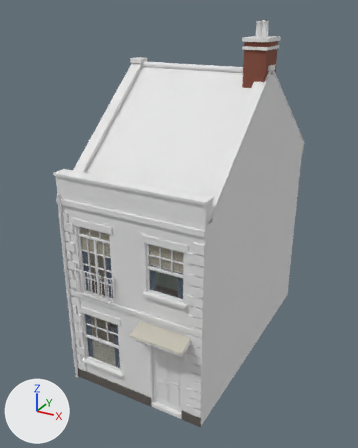
One commit to the glTF model assets/models/houses/street/GateStreet_BehindOuter5.glb: the scene before it, then after it.
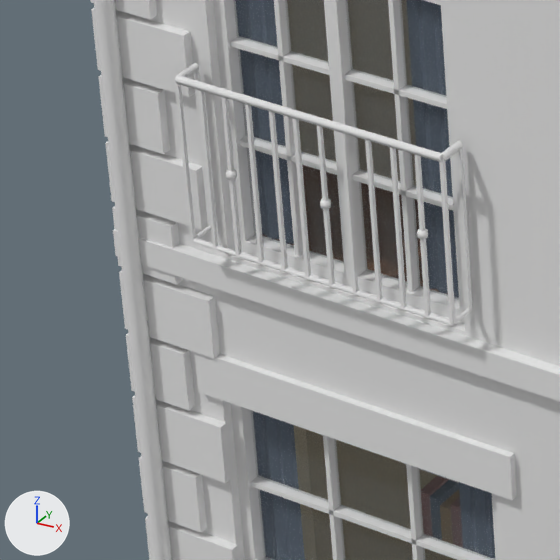
Each version is shown whole from a 50 mm camera at (6.82, -9.59, 10.91) aimed at (-0.28, 3.32, 4.46), then close up on the part from 14% to 35% of the width and 58% to 75% of the height. The axes (+X, +Y, +Z) are drawn at lower left. The lights are the same throughout. The older version's two pictures come first. Vertices at exactly the same position are counted once.

Names of what the first close-up shows: 'GateStreet_BehindOuter5'.
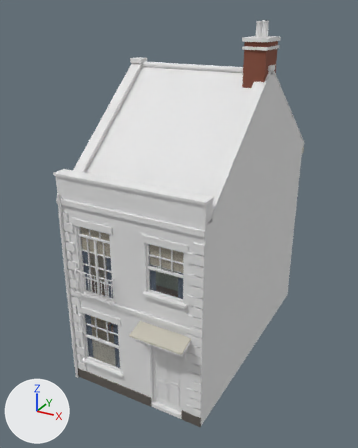
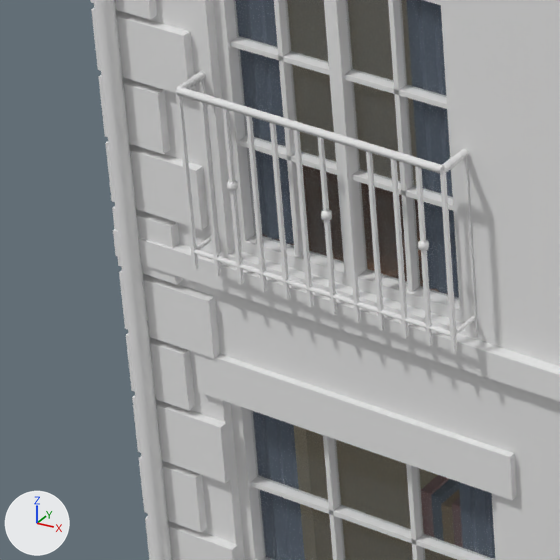
The change, as a list of edits to the scene's bpy script:
```text
Change me_gatestreet_behindouter5:
    remove me_gatestreet_behindouter5.from_pydata(...)  # 2827 vertices, 3574 faces; spans x -2.34..2.27, y -0.58..8.32, z 0.0..10.56
    add me_gatestreet_behindouter5.from_pydata(...)  # 2859 vertices, 3646 faces; spans x -2.34..2.27, y -0.58..8.32, z 0.0..10.56
    me_gatestreet_behindouter5 part 1: the loose piece of 28 vertices spanning x -1.77..-0.48, y -0.16..-0.03, z 4.08..4.11 is scaled about its middle by (1, 1.27, 1), then moved by (0.0, 0.01, -0.05)
    me_gatestreet_behindouter5 part 2: the loose piece of 20 vertices spanning x -1.76..-0.49, y -0.15..-0.03, z 3.36..3.38 is scaled about its middle by (1, 1.27, 1), then moved by (0.0, 0.01, -0.05)
    me_gatestreet_behindouter5 part 3: the loose piece of 8 vertices spanning x -1.64..-1.63, y -0.15..-0.13, z 3.37..4.09 is rebuilt with 8 vertices and now spans x -1.64..-1.63, y -0.15..-0.13, z 3.24..4.04
    me_gatestreet_behindouter5 part 4: the loose piece of 8 vertices spanning x -1.53..-1.51, y -0.15..-0.13, z 3.37..4.09 is rebuilt with 8 vertices and now spans x -1.53..-1.51, y -0.15..-0.13, z 3.24..4.04
    me_gatestreet_behindouter5 part 5: the loose piece of 8 vertices spanning x -0.51..-0.49, y -0.04..-0.02, z 3.37..4.09 is rebuilt with 8 vertices and now spans x -0.51..-0.49, y -0.01..0.01, z 3.24..4.04
    me_gatestreet_behindouter5 part 6: the loose piece of 8 vertices spanning x -1.42..-1.4, y -0.15..-0.13, z 3.37..4.09 is rebuilt with 8 vertices and now spans x -1.42..-1.4, y -0.15..-0.13, z 3.24..4.04
    me_gatestreet_behindouter5 part 7: the loose piece of 8 vertices spanning x -1.3..-1.29, y -0.15..-0.13, z 3.37..4.09 is rebuilt with 8 vertices and now spans x -1.3..-1.29, y -0.15..-0.13, z 3.24..4.04
    me_gatestreet_behindouter5 part 8: the loose piece of 8 vertices spanning x -1.19..-1.17, y -0.15..-0.13, z 3.37..4.09 is rebuilt with 8 vertices and now spans x -1.19..-1.17, y -0.15..-0.13, z 3.24..4.04
    me_gatestreet_behindouter5 part 9: the loose piece of 8 vertices spanning x -1.08..-1.06, y -0.15..-0.13, z 3.37..4.09 is rebuilt with 8 vertices and now spans x -1.08..-1.06, y -0.15..-0.13, z 3.24..4.04
    me_gatestreet_behindouter5 part 10: the loose piece of 8 vertices spanning x -0.96..-0.95, y -0.15..-0.13, z 3.37..4.09 is rebuilt with 8 vertices and now spans x -0.96..-0.95, y -0.15..-0.13, z 3.24..4.04
    me_gatestreet_behindouter5 part 11: the loose piece of 8 vertices spanning x -0.85..-0.83, y -0.15..-0.13, z 3.37..4.09 is rebuilt with 8 vertices and now spans x -0.85..-0.83, y -0.15..-0.13, z 3.24..4.04
    me_gatestreet_behindouter5 part 12: the loose piece of 8 vertices spanning x -0.74..-0.72, y -0.15..-0.13, z 3.37..4.09 is rebuilt with 8 vertices and now spans x -0.74..-0.72, y -0.15..-0.13, z 3.24..4.04
    me_gatestreet_behindouter5 part 13: the loose piece of 8 vertices spanning x -1.76..-1.74, y -0.04..-0.02, z 3.37..4.09 is rebuilt with 8 vertices and now spans x -1.76..-1.74, y -0.01..0.01, z 3.24..4.04
    me_gatestreet_behindouter5 part 14: the loose piece of 8 vertices spanning x -0.62..-0.61, y -0.15..-0.13, z 3.37..4.09 is rebuilt with 8 vertices and now spans x -0.62..-0.61, y -0.15..-0.13, z 3.24..4.04
    me_gatestreet_behindouter5 part 15: the loose piece of 8 vertices spanning x -1.76..-1.74, y -0.15..-0.13, z 3.37..4.09 is rebuilt with 8 vertices and now spans x -1.76..-1.74, y -0.15..-0.13, z 3.24..4.04
    me_gatestreet_behindouter5 part 16: the loose piece of 8 vertices spanning x -0.51..-0.49, y -0.15..-0.13, z 3.37..4.09 is rebuilt with 8 vertices and now spans x -0.51..-0.49, y -0.15..-0.13, z 3.24..4.04
    me_gatestreet_behindouter5 part 17: 39 vertices removed from x -1.54..-0.59, y -0.16..-0.12, z 3.72..3.76; 39 vertices added at x -1.54..-0.59, y -0.16..-0.12, z 3.65..3.69
    other edits to the shape of me_gatestreet_behindouter5 do not show in these pictures
```

Boxes (x1, y1, x2, y2) around the edits, measured in the close-ups (560 x 560 px; the box of a moved part takes in the faces that stretch with it):
part 1 of me_gatestreet_behindouter5, moved or reshaped
    before: (174, 63, 463, 162)
    after: (175, 71, 469, 174)
part 2 of me_gatestreet_behindouter5, moved or reshaped
    before: (191, 226, 472, 326)
    after: (192, 235, 477, 336)
part 3 of me_gatestreet_behindouter5, rebuilt (10% wider, 11% taller)
    before: (198, 90, 218, 248)
    after: (199, 101, 221, 277)
part 4 of me_gatestreet_behindouter5, rebuilt (10% wider, 12% taller)
    before: (221, 97, 241, 255)
    after: (222, 108, 244, 285)
part 5 of me_gatestreet_behindouter5, rebuilt (10% taller)
    before: (457, 147, 473, 310)
    after: (462, 157, 478, 336)
part 6 of me_gatestreet_behindouter5, rebuilt (10% wider, 11% taller)
    before: (245, 104, 264, 262)
    after: (246, 116, 267, 292)
part 7 of me_gatestreet_behindouter5, rebuilt (11% taller)
    before: (269, 111, 288, 270)
    after: (270, 123, 290, 300)
part 8 of me_gatestreet_behindouter5, rebuilt (10% wider, 11% taller)
    before: (292, 118, 311, 278)
    after: (293, 130, 314, 307)
part 9 of me_gatestreet_behindouter5, rebuilt (11% wider, 11% taller)
    before: (317, 125, 335, 285)
    after: (317, 137, 337, 315)
part 10 of me_gatestreet_behindouter5, rebuilt (12% taller)
    before: (341, 133, 359, 293)
    after: (342, 144, 361, 323)
part 11 of me_gatestreet_behindouter5, rebuilt (12% taller)
    before: (365, 140, 383, 300)
    after: (366, 151, 385, 330)
part 12 of me_gatestreet_behindouter5, rebuilt (11% wider, 11% taller)
    before: (390, 147, 407, 308)
    after: (390, 159, 409, 338)
part 13 of me_gatestreet_behindouter5, rebuilt
    before: (194, 70, 211, 227)
    after: (200, 79, 220, 253)
part 14 of me_gatestreet_behindouter5, rebuilt (11% taller)
    before: (414, 154, 431, 316)
    after: (415, 166, 433, 346)
part 15 of me_gatestreet_behindouter5, rebuilt (12% taller)
    before: (175, 82, 196, 240)
    after: (176, 93, 198, 270)
part 16 of me_gatestreet_behindouter5, rebuilt (10% taller)
    before: (439, 158, 455, 325)
    after: (440, 170, 457, 354)
part 17 of me_gatestreet_behindouter5, moved or reshaped
    before: (226, 170, 428, 240)
    after: (227, 181, 429, 251)
